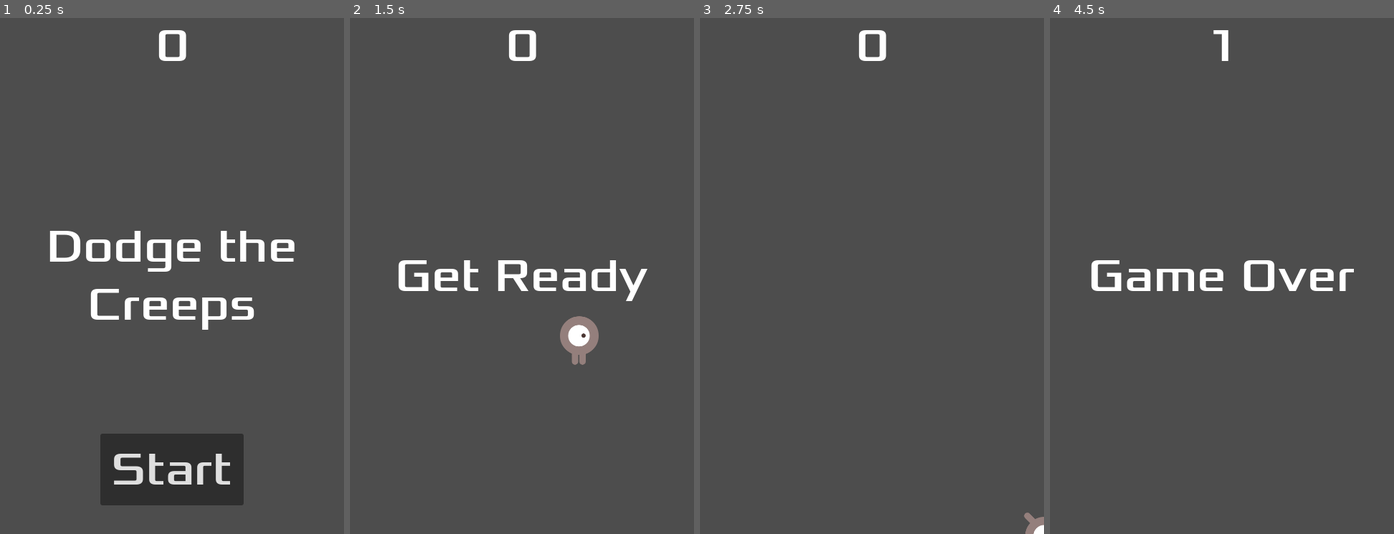
Above: before the commit, frames 1-4 (left to right).
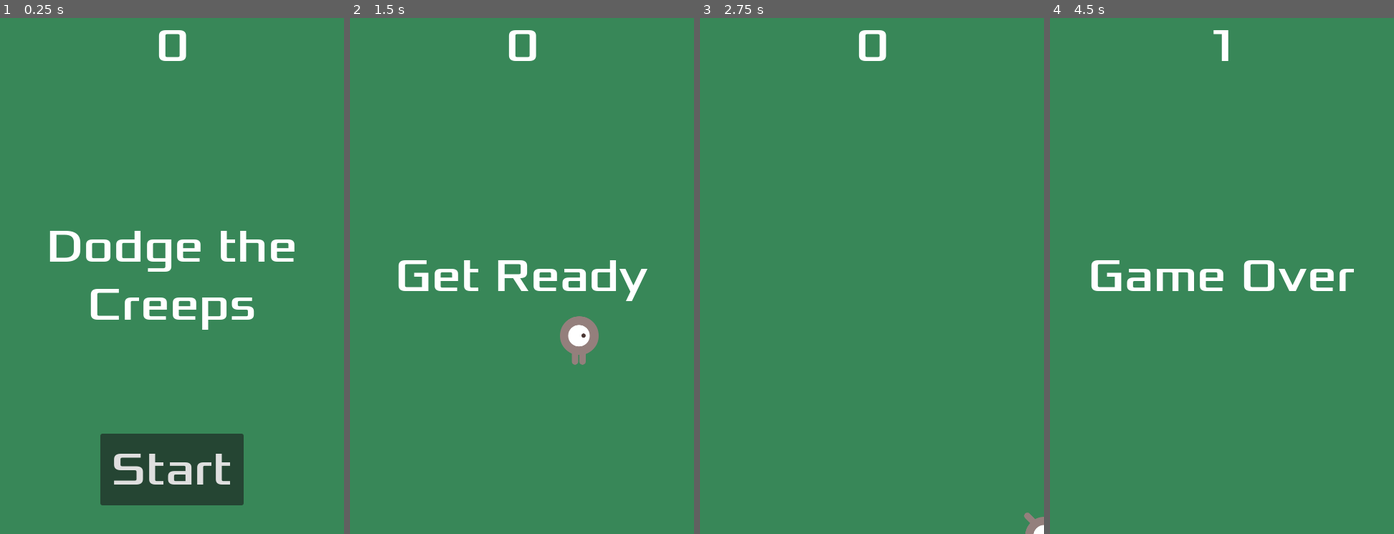
Above: after the commit, the same moments.

Repository: vpham927/godot-docs
Game: Godot game, scene res://scenes/main.tscn
Same seed, same stepped clock (60 frames per second), same inputs: the game is played once before the commit and once after it. The project has no main scene, so this scene is started directly.
Inputs:
- Up to frame 1 (0.25 s): no input
- Up to frame 2 (1.5 s): click "Start" at 0.5 s; tap Enter at 1.25 s; hold D (move_right) from 1.28 s (still down)
- Up to frame 3 (2.75 s): release D (move_right) at 2.03 s; hold S (move_down) from 2.03 s (still down)
- Up to frame 4 (4.5 s): release S (move_down) at 2.78 s; hold D (move_right) 2.78-3.53 s; hold W (move_up) 3.53-4.28 s; hold A (move_left) from 4.28 s (still down)

The runs differ from the first frame. In frame 1, 91% of the frame differs, in the area x 0-100%, y 0-100%; in frame 2, 97%; in frame 3, 100%; in frame 4, 98%.

Commit message:
final task

Diff:
--- a/scenes/main.gd
+++ b/scenes/main.gd
@@ -8,6 +8,8 @@
 	$ScoreTimer.stop()
 	$MobTimer.stop()
 	$HUD.show_game_over()
+	$Music.stop()
+	$DeathSound.play()
 
 func new_game():
 	score = 0
@@ -16,6 +18,7 @@
 	$HUD.update_score(score)
 	$HUD.show_message("Get Ready")
 	get_tree().call_group("mobs", "queue_free")
+	$Music.play()
 
 func _ready() -> void:
 	pass
--- a/scenes/main.tscn
+++ b/scenes/main.tscn
@@ -1,9 +1,11 @@
-[gd_scene load_steps=6 format=3 uid="uid://dlt6w6rkbgda8"]
+[gd_scene load_steps=8 format=3 uid="uid://dlt6w6rkbgda8"]
 
 [ext_resource type="Script" uid="uid://diolmt447ygxo" path="res://scenes/main.gd" id="1_0wfyh"]
 [ext_resource type="PackedScene" uid="uid://5bufil52cu87" path="res://scenes/player.tscn" id="1_o5qli"]
 [ext_resource type="PackedScene" uid="uid://cnxja4nr7g6tg" path="res://scenes/mob.tscn" id="2_sugp2"]
 [ext_resource type="PackedScene" uid="uid://dqaothcdvcw3t" path="res://scenes/hud.tscn" id="4_jyhfs"]
+[ext_resource type="AudioStream" uid="uid://dxmr3be4u2hod" path="res://art/House In a Forest Loop.ogg" id="5_tbgi4"]
+[ext_resource type="AudioStream" uid="uid://c7ml3m10kqiky" path="res://art/gameover.wav" id="6_tefeu"]
 
 [sub_resource type="Curve2D" id="Curve2D_o5qli"]
 _data = {
@@ -14,8 +16,6 @@
 [node name="Main" type="Node"]
 script = ExtResource("1_0wfyh")
 mob_scene = ExtResource("2_sugp2")
-
-[node name="Player" parent="." instance=ExtResource("1_o5qli")]
 
 [node name="MobTimer" type="Timer" parent="."]
 wait_time = 0.5
@@ -37,8 +37,26 @@
 
 [node name="HUD" parent="." instance=ExtResource("4_jyhfs")]
 
-[connection signal="hit" from="Player" to="." method="game_over"]
+[node name="ColorRect" type="ColorRect" parent="."]
+anchors_preset = 15
+anchor_right = 1.0
+anchor_bottom = 1.0
+grow_horizontal = 2
+grow_vertical = 2
+color = Color(0.217826, 0.528204, 0.346321, 1)
+
+[node name="Player" parent="." instance=ExtResource("1_o5qli")]
+position = Vector2(231, 241)
+
+[node name="Music" type="AudioStreamPlayer2D" parent="."]
+stream = ExtResource("5_tbgi4")
+
+[node name="DeathSound" type="AudioStreamPlayer2D" parent="."]
+position = Vector2(92, 64)
+stream = ExtResource("6_tefeu")
+
 [connection signal="timeout" from="MobTimer" to="." method="_on_mob_timer_timeout"]
 [connection signal="timeout" from="ScoreTimer" to="." method="_on_score_timer_timeout"]
 [connection signal="timeout" from="StartTimer" to="." method="_on_start_timer_timeout"]
 [connection signal="start_game" from="HUD" to="." method="new_game"]
+[connection signal="hit" from="Player" to="." method="game_over"]
